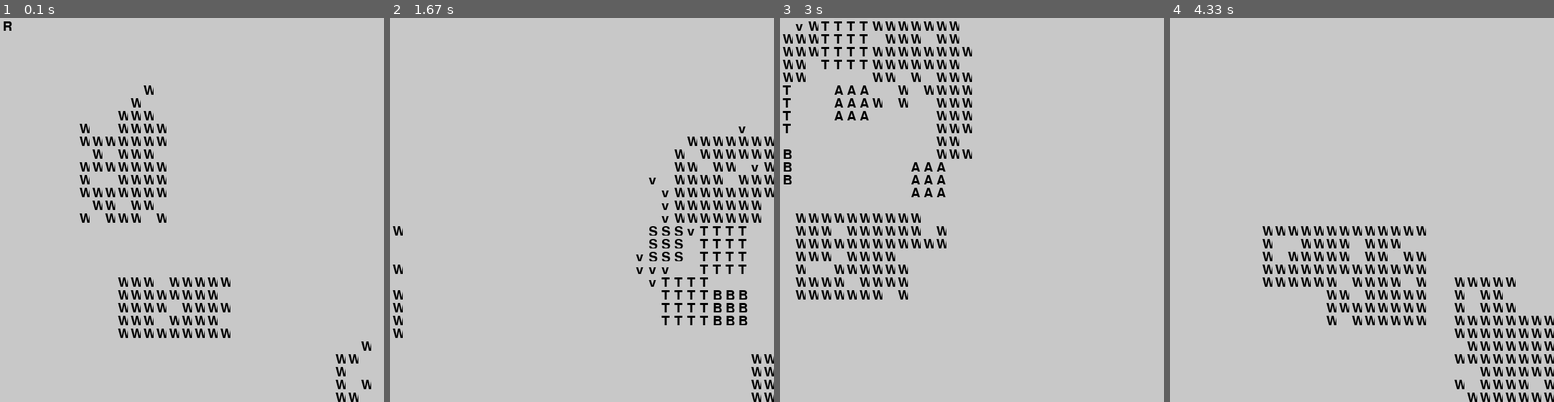
Above: before the commit, frames 1-4 (left to right).
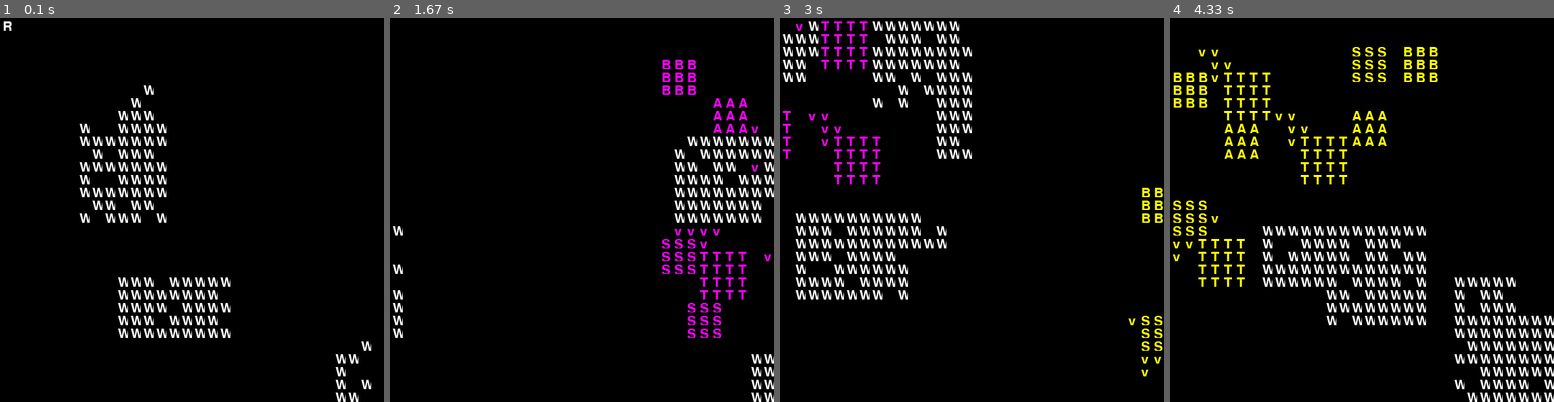
Above: after the commit, the same moments.

Repository: vstadle/AIge-of-EmpAIres
Game: pygame game, started from src/main.py
The game is run twice, just before and just after one commit, with the same random seed, the same clock (stepped at 60 frames per second) and the same inputs.
Inputs:
- Up to frame 1 (0.1 s): no input
- Up to frame 2 (1.67 s): hold D 0.33-0.8 s; hold D 0.83-1.3 s; hold S 1.33-1.63 s
- Up to frame 3 (3 s): hold D 1.67-2.3 s; hold S 2.33-2.7 s; hold D from 2.73 s (still down)
- Up to frame 4 (4.33 s): release D at 3.2 s; hold D 3.23-3.7 s; hold S 3.73-4.03 s; hold D from 4.07 s (still down)

The runs differ from the first frame. In frame 1, 100% of the frame differs, in the area x 0-100%, y 0-100%; in frame 2, 99%; in frame 3, 99%; in frame 4, 100%.

Commit message:
[STADLER] Ajout de la gestion des couleurs pour les différents joueurs dans le terminal

Diff:
--- a/src/controller/UIHandler.py
+++ b/src/controller/UIHandler.py
@@ -17,7 +17,9 @@
 
         self.controllerMap.genRessources(MapType.CENTER_RESOURCES)
 
-        self.initialize("Marines", 3)
+        # Initialisation de la partie
+        # La fonction initialize prend en paramètre le mode de jeu de la partie et le nombre de joueurs de la partie
+        self.initialize("Marines", 6)
 
         self.controllerMap.setLstPlayers(self.lstPlayers)
         # Génération des ressources de la Map
--- a/src/model/Map.py
+++ b/src/model/Map.py
@@ -181,3 +181,6 @@
 
     def is_free(self, x, y):
         return self.map[x][y] == " "
+
+    def getColor(self, x, y):
+        return self.lstColor[x][y]
--- a/src/model/Player.py
+++ b/src/model/Player.py
@@ -20,7 +20,7 @@
 
     cptPlayer = 0
 
-    lstColor = [Color.GREEN, Color.BLUE, Color.RED]
+    lstColor = [Color.GREEN, Color.BLUE, Color.RED, Color.YELLOW, Color.PURPLE, Color.ORANGE, Color.CYAN, Color.PINK, Color.BROWN, Color.GREY]
 
     def __init__(self, name, f, w, g):
         self.name = name
--- a/src/view/ViewMap.py
+++ b/src/view/ViewMap.py
@@ -57,7 +57,7 @@
                 y = row * self.TILE_SIZE
 
                 # Dessiner un rectangle pour chaque cellule
-                pygame.draw.rect(screen, self.GRAY, (x, y, self.TILE_SIZE, self.TILE_SIZE))
+                pygame.draw.rect(screen, self.BLACK, (x, y, self.TILE_SIZE, self.TILE_SIZE))
 
                 map_row = pos_y + row
                 map_col = pos_x + col
@@ -65,7 +65,10 @@
                 # Vérifier si les indices sont dans les limites de la carte
                 if 0 <= map_row < len(self.map.getMap()) and 0 <= map_col < len(self.map.getMap()[0]):
                     if self.map.getMap()[map_row][map_col] != ' ':
-                        text_surface = self.font.render(self.map.getMap()[map_row][map_col], True, self.BLACK)
+                        surface_color = self.map.getColor(map_row, map_col)
+                        if surface_color is None:
+                            surface_color = self.WHITE
+                        text_surface = self.font.render(self.map.getMap()[map_row][map_col], True, surface_color)
                         screen.blit(text_surface, (x + self.TILE_SIZE // 4, y + self.TILE_SIZE // 4))
 
         pygame.display.flip()  # Actualiser l'affichage
